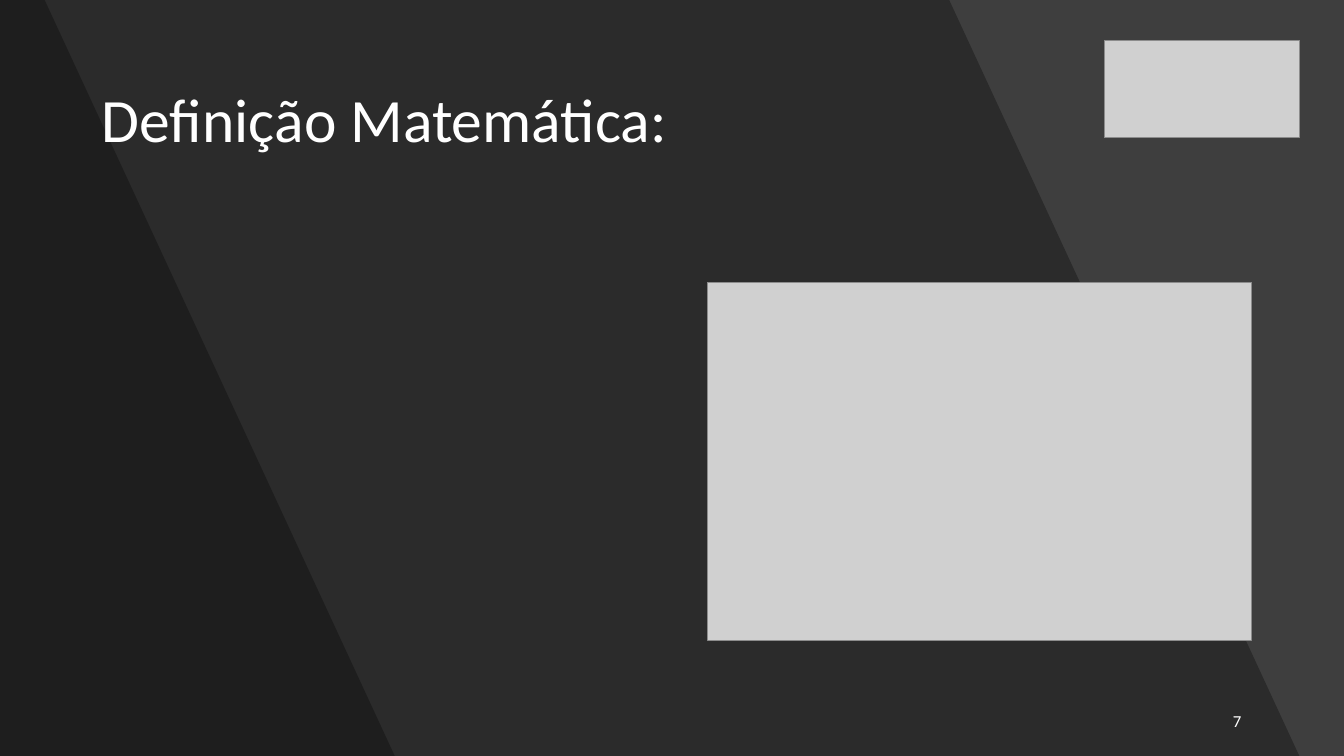
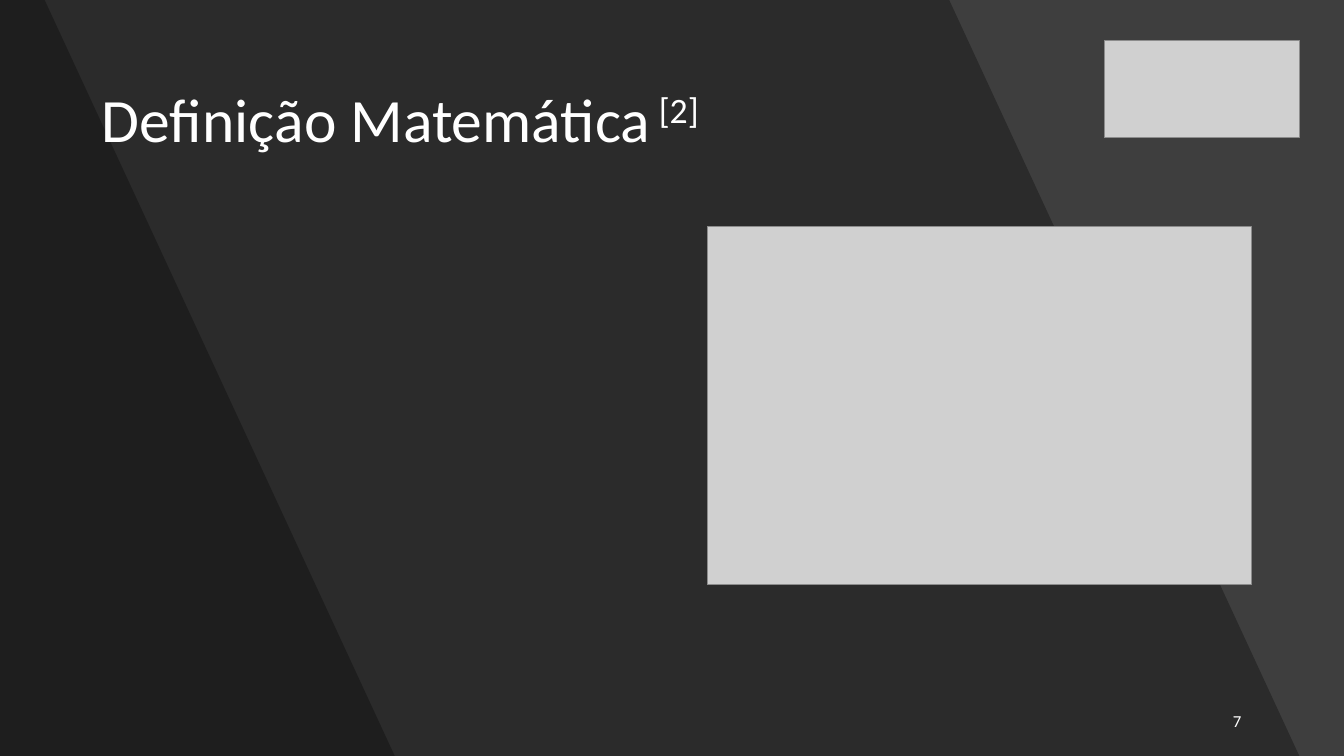
Before and after one commit to RodrigoCoelho7/probabilistic_programming, a slide deck: slide 7 of Short Talks/Poisson and Gamma distributions/Distribuição de Poisson e Gamma.pptx. Drawn at 1344x756 pixels with LibreOffice and Linux fonts; fonts in the diff are those of the drawing; grey boxes stand for pictures. Boxes give left, top, right and bottom in pixels: in the first picture for what was removed or moved away, otherwise in the second. Text is boxed around its words. In the diff, an @@ line names an element or a change of style, - is before the commit and + after.

```diff
--- a/Short Talks/Poisson and Gamma distributions/Distribuição de Poisson e Gamma.pptx
+++ b/Short Talks/Poisson and Gamma distributions/Distribuição de Poisson e Gamma.pptx
@@ title at (102,97,699,153): text changed @@
-Definição Matemática:
+Definição Matemática [2]
@@ picture: place and size @@
-picture at (708,282,1252,640)
+picture at (708,227,1252,585)
```
Also in this commit, not shown: 5 other slides changed, 2 slides added, 1 slide removed.
